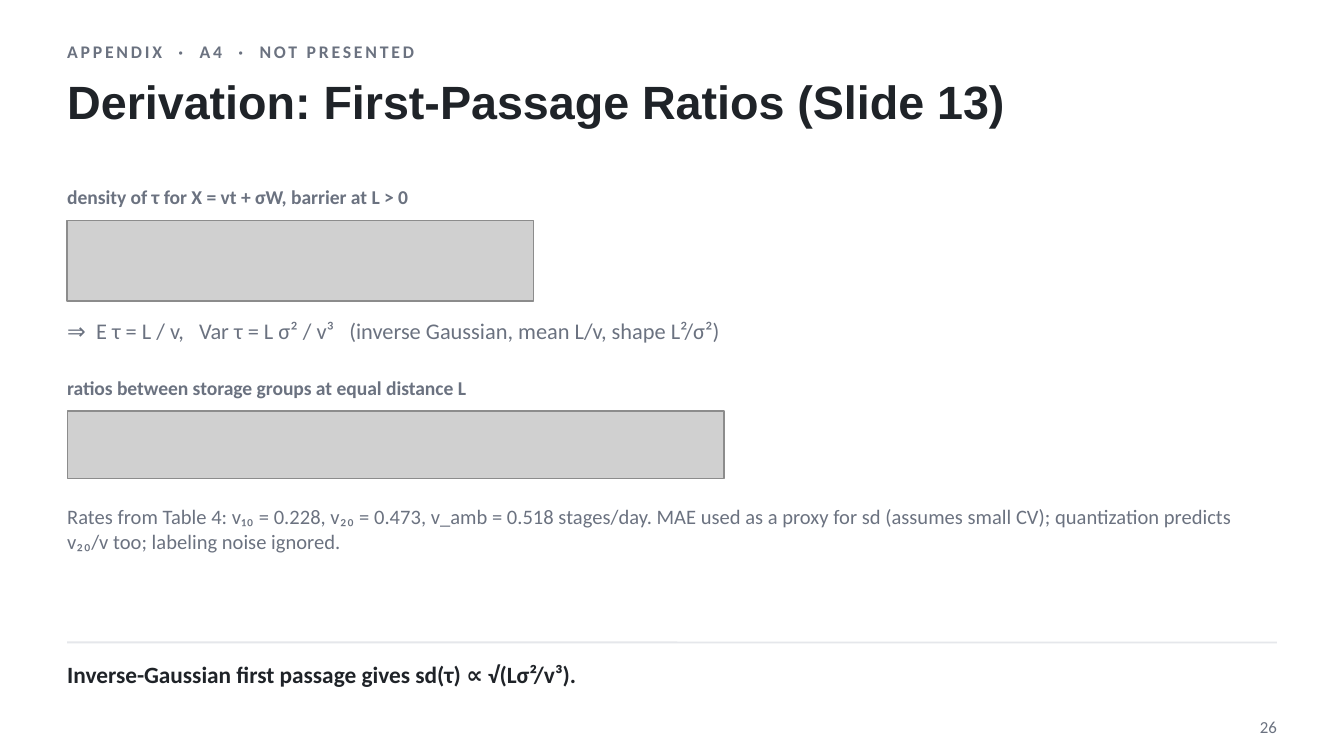
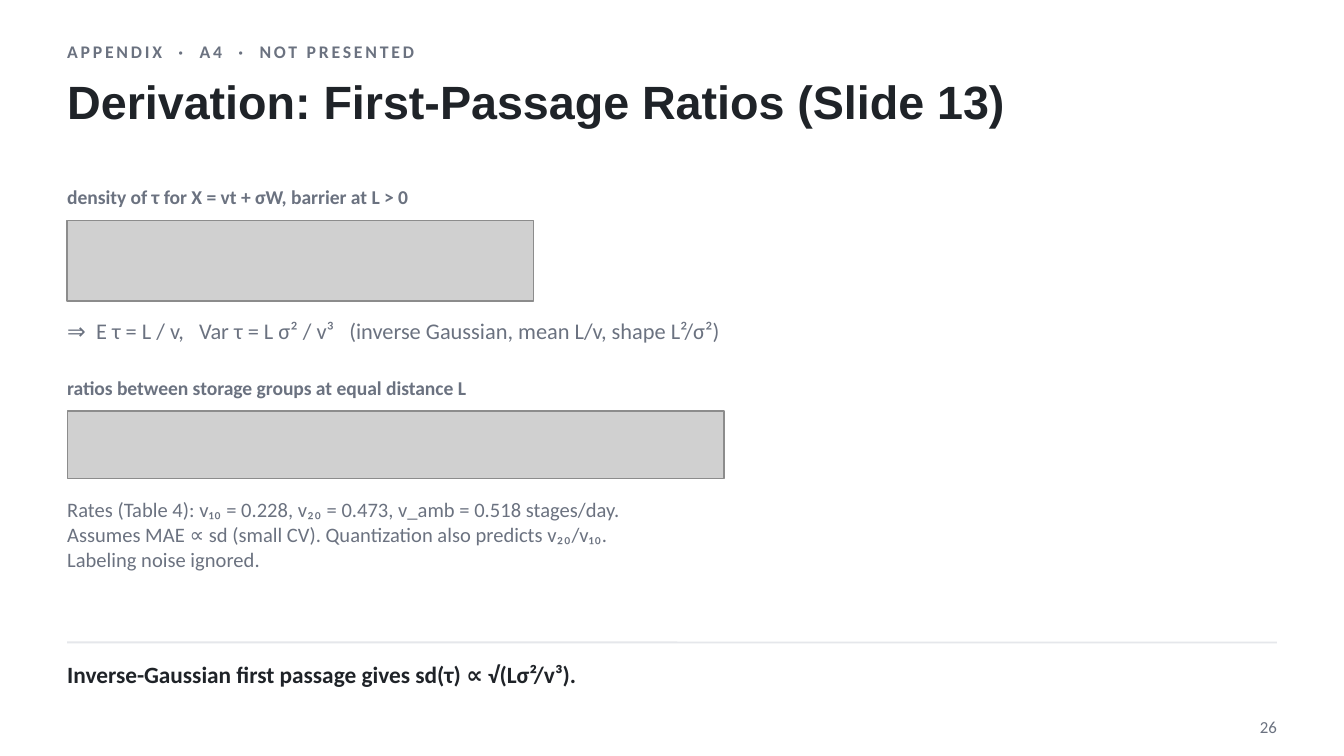
Before and after one commit to nishadw/neural-sde, a slide deck: slide 26 of lecture/neural_sde_lecture.pptx. Drawn at 1344x756 pixels with LibreOffice and Linux fonts; fonts in the diff are those of the drawing; grey boxes stand for pictures. Boxes give left, top, right and bottom in pixels: in the first picture for what was removed or moved away, otherwise in the second. Text is boxed around its words. In the diff, an @@ line names an element or a change of style, - is before the commit and + after.

```diff
--- a/lecture/neural_sde_lecture.pptx
+++ b/lecture/neural_sde_lecture.pptx
@@ text at [67,502,620,571]: text changed @@
-Rates from Table 4: v₁₀ = 0.228, v₂₀ = 0.473, v_amb = 0.518 stages/day. MAE used as a proxy for sd (assumes small CV); quantization predicts v₂₀/v too; labeling noise ignored.
+Rates (Table 4): v₁₀ = 0.228, v₂₀ = 0.473, v_amb = 0.518 stages/day.
+Assumes MAE ∝ sd (small CV). Quantization also predicts v₂₀/v₁₀.
+Labeling noise ignored.
```
Also in this commit, not shown: 13 other slides changed, 1 slide added, 9 other files.
